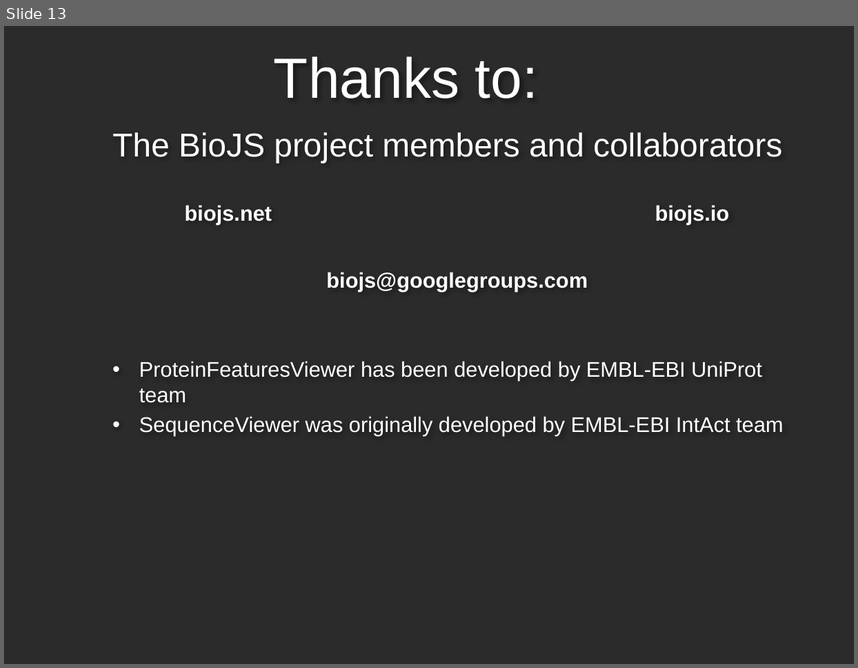
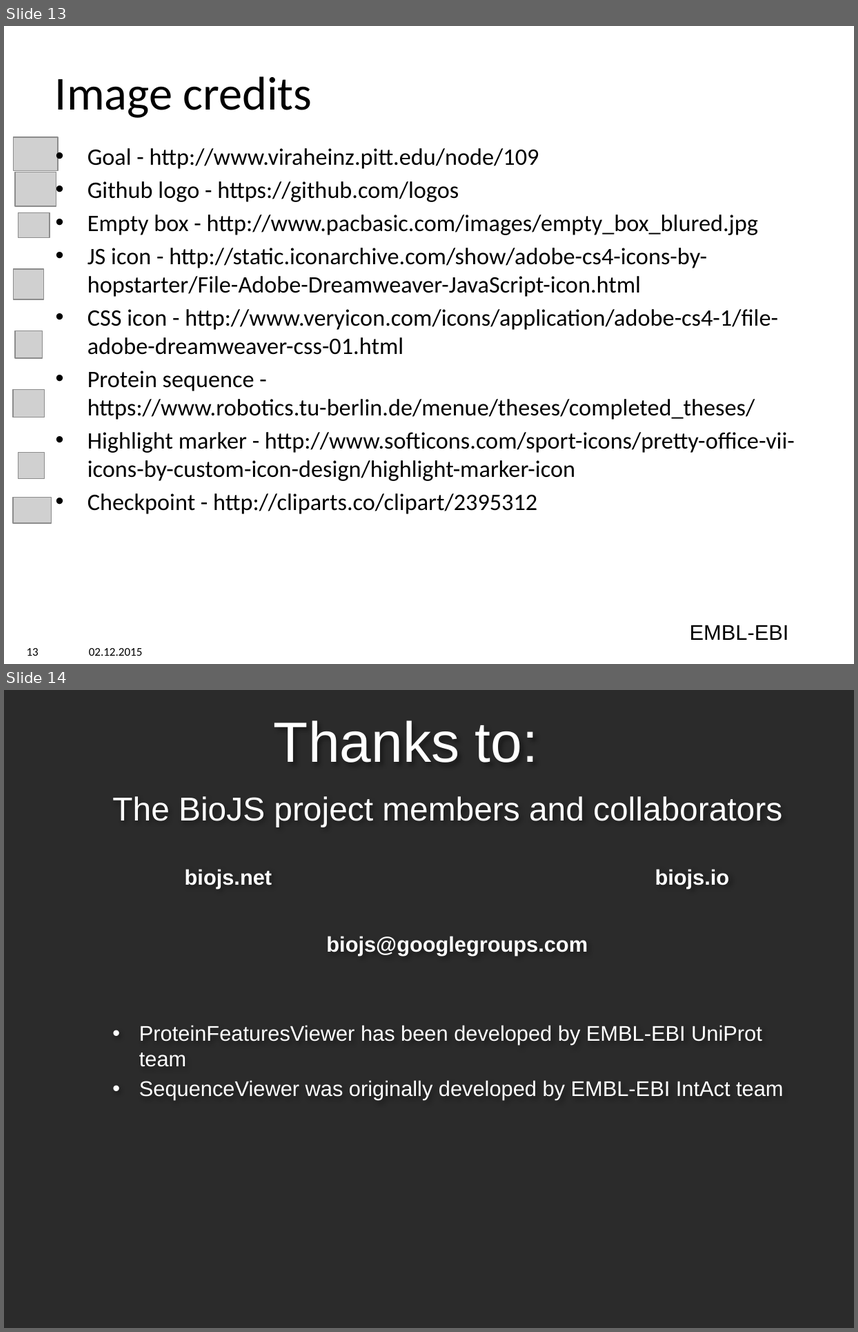
Before and after one commit to ebi-uniprot/ProtVista, a slide deck: hands-on/BioJS_combineComponents.pptx. Shown one above the other, each under a label of ours: slide 13 before the commit, slides 13 and 14 after it. The pictures are 858x668 and 858x1332 pixels, drawn with LibreOffice and Linux fonts; fonts in the diff are those of the drawing; grey boxes stand for pictures; background and template pictures are left out; a plain dark background stands for a picture behind light text. Boxes give left, top, right and bottom in pixels: in the first picture for what was removed or moved away, otherwise in the second. Text is boxed around its words. In the diff, an @@ line names an element or a change of style, - is before the commit and + after.

Commit message:
Add credits.

```diff
--- a/hands-on/BioJS_combineComponents.pptx
+++ b/hands-on/BioJS_combineComponents.pptx
@@ slide 13 added at <box>4,26,854,664</box>, background #FFFFFF @@
@@ title added at <box>55,76,312,118</box>, 40 pt, text #000000 @@
+Image credits
@@ picture added at <box>14,137,59,170</box> @@
@@ text added at <box>87,148,795,514</box>, 20 pt, text #000000 @@
+• Goal - http://www.viraheinz.pitt.edu/node/109
+• Github logo - https://github.com/logos
+• Empty box - http://www.pacbasic.com/images/empty_box_blured.jpg
+• JS icon - http://static.iconarchive.com/show/adobe-cs4-icons-by-hopstarter/File-Adobe-Dreamweaver-JavaScript-icon.html
+• CSS icon - http://www.veryicon.com/icons/application/adobe-cs4-1/file-adobe-dreamweaver-css-01.html
+• Protein sequence - https://www.robotics.tu-berlin.de/menue/theses/completed_theses/
+• Highlight marker - http://www.softicons.com/sport-icons/pretty-office-vii-icons-by-custom-icon-design/highlight-marker-icon
+• Checkpoint - http://cliparts.co/clipart/2395312
@@ picture added at <box>15,172,56,206</box> @@
@@ picture added at <box>18,213,50,238</box> @@
@@ picture added at <box>14,269,44,300</box> @@
@@ picture added at <box>15,330,42,357</box> @@
@@ picture added at <box>14,390,45,418</box> @@
@@ picture added at <box>18,452,45,478</box> @@
@@ picture added at <box>14,497,52,522</box> @@
@@ text added at <box>690,624,789,639</box>, 18 pt, text #000000 @@
+EMBL-EBI
@@ page number added at <box>27,648,38,655</box>, 10 pt, text #000000 @@
+13
@@ text added at <box>89,648,143,655</box>, 10 pt, text #000000 @@
+02.12.2015
@@ what was slide 13 is now slide 14 @@
```
Also in this commit, not shown: 11 slides changed, 1 other file.
